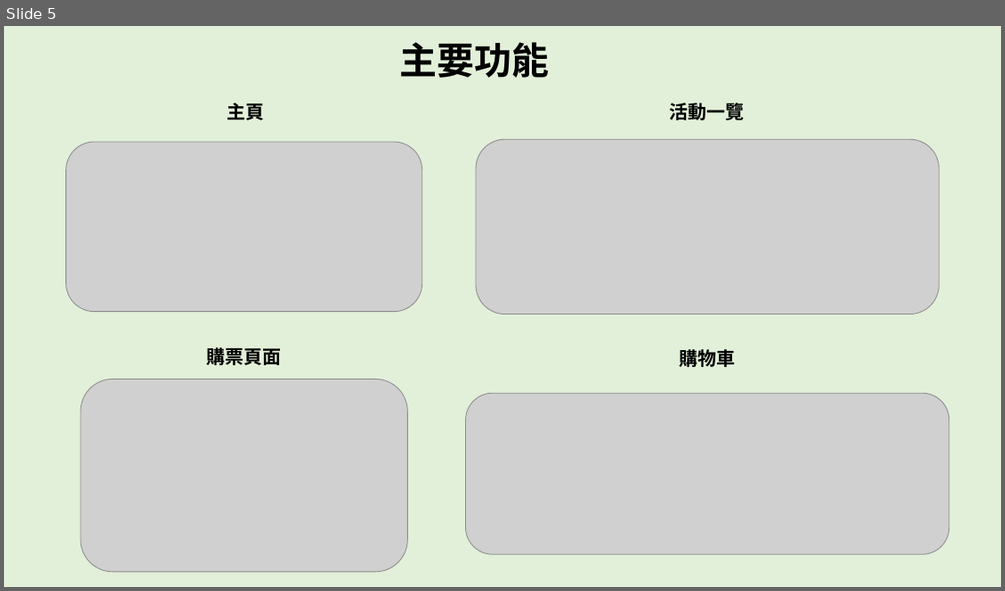
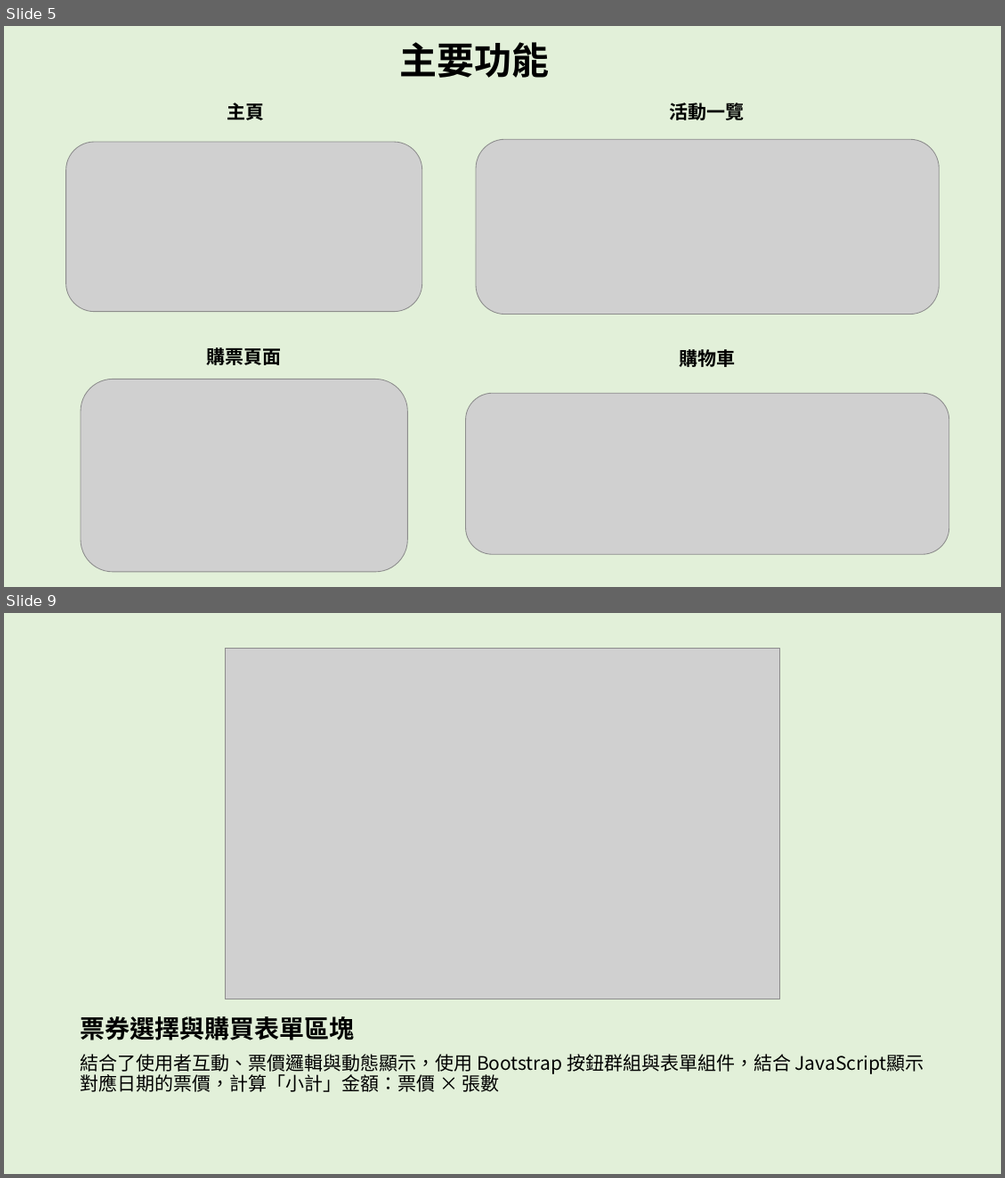
Before and after one commit to ZHAO-ZHIJIA/tixmart, a slide deck: MyProjects/PPT/售票.pptx. Shown one above the other, each under a label of ours: slide 5 before the commit, slides 5 and 9 after it; the slides between them are not shown. The pictures are 1005x591 and 1005x1178 pixels, drawn with LibreOffice and Linux fonts; fonts in the diff are those of the drawing; grey boxes stand for pictures. Boxes give left, top, right and bottom in pixels: in the first picture for what was removed or moved away, otherwise in the second. Text is boxed around its words. In the diff, an @@ line names an element or a change of style, - is before the commit and + after.

```diff
--- a/MyProjects/PPT/售票.pptx
+++ b/MyProjects/PPT/售票.pptx
@@ slide 9 added at (x1=4, y1=613, x2=1001, y2=1174), background #E2F0D9 @@
@@ picture added at (x1=226, y1=648, x2=779, y2=999) @@
@@ text added at (x1=80, y1=1016, x2=791, y2=1092), 18 pt, text #000000 @@
+票券選擇與購買表單區塊
+結合了使用者互動、票價邏輯與動態顯示，使用 Bootstrap 按鈕群組與表單組件，結合 JavaScript顯示對應日期的票價，計算「小計」金額：票價 × 張數
```
Also in this commit, not shown: 1 slide changed, 4 other slides added.
